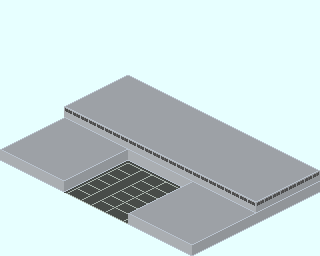
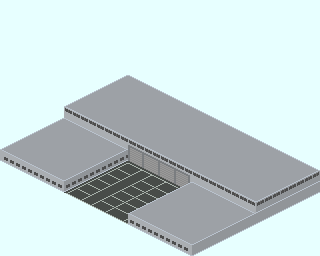
Before/after of a 320×256 layered artwork. What changed in the layer stack:
renamed "Base_Plate_3x6.png" to "Shutter", painted on it over 4, 117, 256, 251
